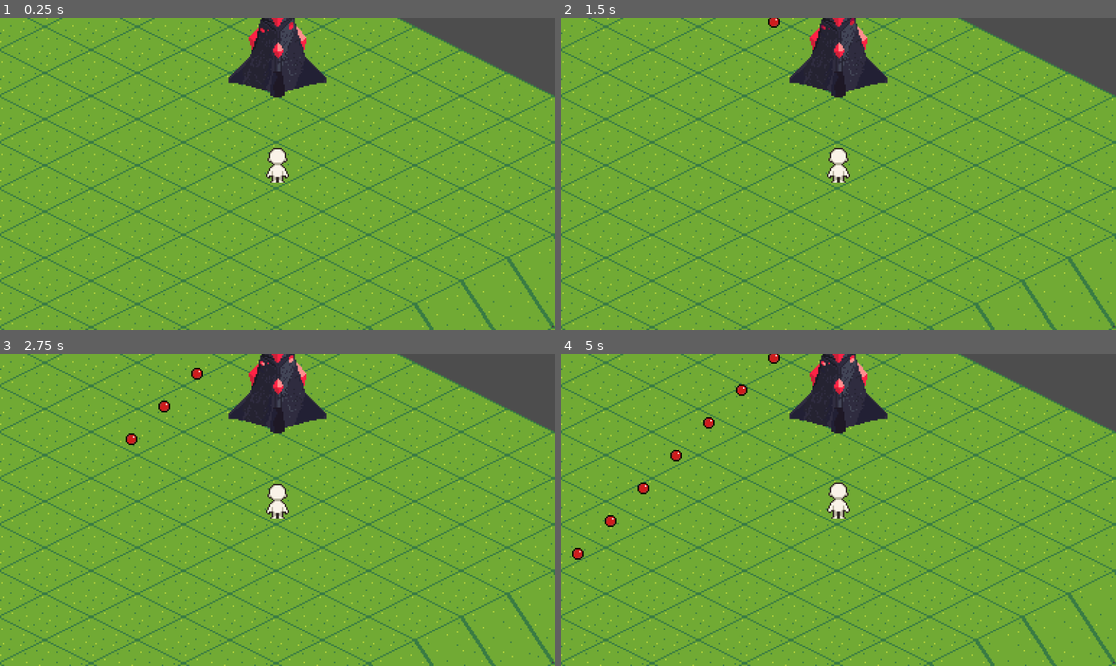
Above: before the commit, frames 1-4 (two rows, left to right).
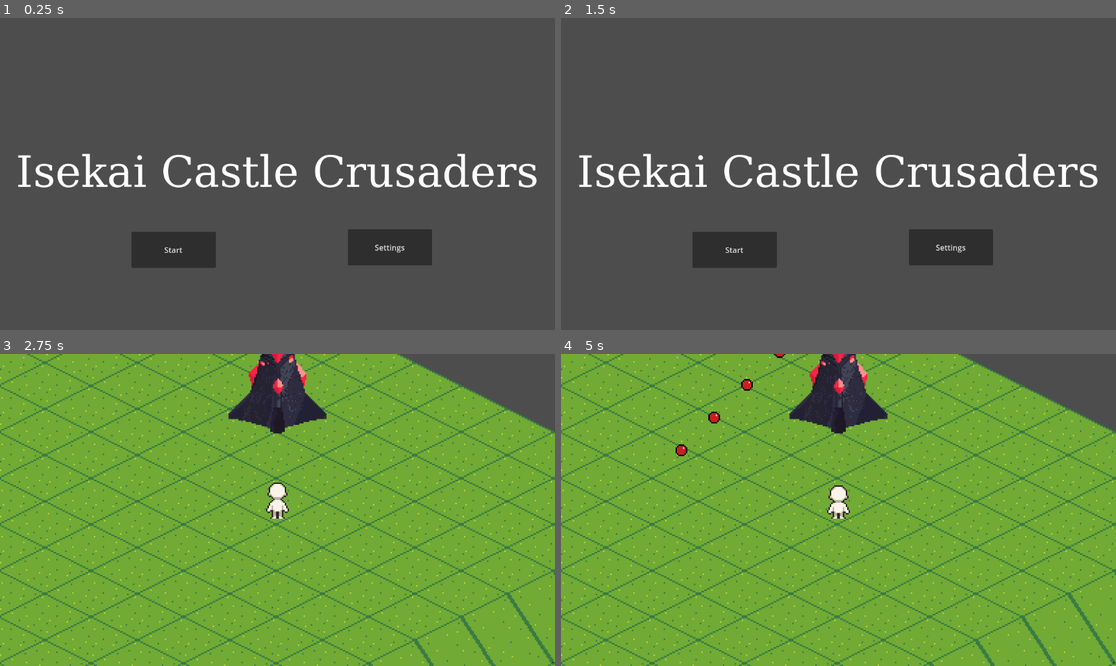
Above: after the commit, the same moments.

Repository: KokonutGamer/CSS-385-Project
Game: Godot game, scene res://src/ui/title_screen.tscn
Two runs of this game, one before a commit and one after it. Both use one fixed random seed, a clock stepped at 60 frames per second and the inputs below. Before the commit the project starts from res://scenes/test-scene.tscn.
Inputs (mouse positions are in pixels of both pictures, inside the frame that each line leads up to):
- Up to frame 1 (0.25 s): no input
- Up to frame 2 (1.5 s): click (949, 248) at 0.5 s, where only the run after the commit has a clickable "Settings"; click (583, 42) at 1.27 s
- Up to frame 3 (2.75 s): click (172, 584) at 2 s, where only the run after the commit has a clickable "Start"
- Up to frame 4 (5 s): tap Enter at 2.75 s; move the mouse to (960, 494) at 2.77 s; click (960, 494) at 2.92 s; move the mouse to (727, 525) at 3.52 s; click (727, 525) at 3.67 s; move the mouse to (894, 441) at 4.27 s; click (894, 441) at 4.42 s

The runs differ from the first frame. In frame 1, 96% of the frame differs, in the area x 0-100%, y 0-100%; in frame 2, 96%; in frame 3, 0.3%; in frame 4, 0.8%.

Commit message:
Revamped project file structure and updated file paths

Diff:
--- a/project.godot
+++ b/project.godot
@@ -11,7 +11,7 @@
 [application]
 
 config/name="Tower Offense Isekai"
-run/main_scene="uid://jnht6gwl5wv6"
+run/main_scene="uid://dm8r78mdrx4dx"
 config/features=PackedStringArray("4.5", "Forward Plus")
 config/icon="res://icon.svg"
 
--- a/tilesets/grassy.tres
+++ b/resources/tilesets/grassy.tres
@@ -1,9 +1,9 @@
 [gd_resource type="TileSet" load_steps=3 format=3 uid="uid://vl5bxjxn266l"]
 
-[ext_resource type="Texture2D" uid="uid://dwjhitcjtjvlv" path="res://assets/grass-tiles.png" id="1_yxm47"]
+[ext_resource type="Texture2D" uid="uid://dwjhitcjtjvlv" path="res://assets/sprites/grass-tiles.png" id="1_cpm2g"]
 
 [sub_resource type="TileSetAtlasSource" id="TileSetAtlasSource_g2w4a"]
-texture = ExtResource("1_yxm47")
+texture = ExtResource("1_cpm2g")
 texture_region_size = Vector2i(64, 64)
 0:0/0 = 0
 0:0/0/texture_origin = Vector2i(0, -16)
--- a/scenes/level.tscn
+++ b/src/core/level.tscn
@@ -1,8 +1,8 @@
 [gd_scene load_steps=4 format=3 uid="uid://cf21wfveoxssp"]
 
-[ext_resource type="Script" uid="uid://ycloiv8pefbk" path="res://scripts/classes/level.gd" id="1_2q6dc"]
-[ext_resource type="TileSet" uid="uid://vl5bxjxn266l" path="res://tilesets/grassy.tres" id="2_w7c3h"]
-[ext_resource type="PackedScene" uid="uid://dijmjd3qxp12f" path="res://scenes/characters/player.tscn" id="3_w8frs"]
+[ext_resource type="Script" uid="uid://ycloiv8pefbk" path="res://src/core/level.gd" id="1_2q6dc"]
+[ext_resource type="TileSet" uid="uid://vl5bxjxn266l" path="res://resources/tilesets/grassy.tres" id="2_w7c3h"]
+[ext_resource type="PackedScene" uid="uid://dijmjd3qxp12f" path="res://src/player/player.tscn" id="3_w8frs"]
 
 [node name="Level" type="Node2D"]
 script = ExtResource("1_2q6dc")
--- a/scenes/test-scene.tscn
+++ b/src/levels/test-scene.tscn
@@ -1,9 +1,9 @@
 [gd_scene load_steps=18 format=4 uid="uid://jnht6gwl5wv6"]
 
-[ext_resource type="TileSet" uid="uid://vl5bxjxn266l" path="res://tilesets/grassy.tres" id="1_g2w4a"]
-[ext_resource type="Script" uid="uid://4wvgw7ka7lks" path="res://scripts/tile_map_layer.gd" id="2_4n1no"]
-[ext_resource type="PackedScene" uid="uid://dijmjd3qxp12f" path="res://scenes/characters/player.tscn" id="2_q7s53"]
-[ext_resource type="Script" uid="uid://cgkm4q5wbos34" path="res://scripts/tower.gd" id="4_81352"]
+[ext_resource type="TileSet" uid="uid://vl5bxjxn266l" path="res://resources/tilesets/grassy.tres" id="1_g2w4a"]
+[ext_resource type="Script" uid="uid://4wvgw7ka7lks" path="res://src/levels/tile_map_layer.gd" id="2_4n1no"]
+[ext_resource type="PackedScene" uid="uid://dijmjd3qxp12f" path="res://src/player/player.tscn" id="2_q7s53"]
+[ext_resource type="Script" uid="uid://cgkm4q5wbos34" path="res://src/towers/tower.gd" id="4_81352"]
 [ext_resource type="Texture2D" uid="uid://by132kdgo8p56" path="res://assets/sprites/red-moon-tower-sheet.png" id="4_oktae"]
 
 [sub_resource type="AtlasTexture" id="AtlasTexture_81352"]
--- a/scenes/characters/player.tscn
+++ b/src/player/player.tscn
@@ -1,11 +1,11 @@
 [gd_scene load_steps=40 format=3 uid="uid://dijmjd3qxp12f"]
 
 [ext_resource type="Texture2D" uid="uid://dyqrhccfobwbp" path="res://assets/sprites/template-idle-sheet.png" id="1_rp718"]
-[ext_resource type="Script" uid="uid://capt4cs370xiy" path="res://scripts/player.gd" id="1_yewv4"]
-[ext_resource type="AnimationNodeBlendSpace2D" uid="uid://c63n5ylmndgvs" path="res://animations/player_idle_blend.tres" id="2_dyp2m"]
-[ext_resource type="Script" uid="uid://ods2y6tg7ba5" path="res://scripts/player_animation_tree.gd" id="3_76oj4"]
+[ext_resource type="Script" uid="uid://capt4cs370xiy" path="res://src/player/player.gd" id="1_yewv4"]
+[ext_resource type="AnimationNodeBlendSpace2D" uid="uid://c63n5ylmndgvs" path="res://resources/animations/player_idle_blend.tres" id="2_dyp2m"]
+[ext_resource type="Script" uid="uid://ods2y6tg7ba5" path="res://src/player/player_animation_tree.gd" id="3_76oj4"]
 [ext_resource type="Texture2D" uid="uid://r2ywruddutay" path="res://assets/sprites/template-walk-sheet.png" id="3_dyp2m"]
-[ext_resource type="Script" uid="uid://dy7bgaj0gx0io" path="res://scripts/health_component.gd" id="6_kqtwu"]
+[ext_resource type="Script" uid="uid://dy7bgaj0gx0io" path="res://src/core/health_component.gd" id="6_kqtwu"]
 
 [sub_resource type="CircleShape2D" id="CircleShape2D_yewv4"]
 radius = 8.0
--- a/scenes/projectile.tscn
+++ b/src/towers/projectile.tscn
@@ -1,7 +1,7 @@
 [gd_scene load_steps=4 format=3 uid="uid://b8dex3q4oht20"]
 
 [ext_resource type="Texture2D" uid="uid://bdvvsmpndm8bd" path="res://assets/sprites/red-ball.png" id="1_c8fcr"]
-[ext_resource type="Script" uid="uid://cusng85k82drg" path="res://scripts/projectile.gd" id="1_q3m7n"]
+[ext_resource type="Script" uid="uid://cusng85k82drg" path="res://src/towers/projectile.gd" id="1_q3m7n"]
 
 [sub_resource type="CircleShape2D" id="CircleShape2D_c8fcr"]
 radius = 4.0
--- a/scripts/tower.gd
+++ b/src/towers/tower.gd
@@ -1,7 +1,7 @@
 extends StaticBody2D
 
 @onready var main = get_tree().get_root().get_node("TestScene")
-@onready var projectile = load("res://scenes/projectile.tscn")
+@onready var projectile = load("res://src/towers/projectile.tscn")
 
 @export var projectile_spawn_position: Vector2
 @export var projectile_direction: float
--- a/scripts/settings_menu.gd
+++ b/src/ui/settings_menu.gd
@@ -89,7 +89,7 @@
 		move_right_label.text = ""
 
 func _on_back_button_pressed() -> void:
-	get_tree().change_scene_to_file("res://scenes/title_screen.tscn")
+	get_tree().change_scene_to_file("res://src/ui/title_screen.tscn")
 	_save_controls()
 
 func _save_controls() -> void:
--- a/scenes/settings_menu.tscn
+++ b/src/ui/settings_menu.tscn
@@ -1,6 +1,6 @@
 [gd_scene load_steps=2 format=3 uid="uid://bxy36c0wfhdw2"]
 
-[ext_resource type="Script" uid="uid://rmmnqfhcndg" path="res://scripts/settings_menu.gd" id="1_05p07"]
+[ext_resource type="Script" uid="uid://rmmnqfhcndg" path="res://src/ui/settings_menu.gd" id="1_05p07"]
 
 [node name="SettingsMenu" type="Control"]
 layout_mode = 3
--- a/scripts/title_screen.gd
+++ b/src/ui/title_screen.gd
@@ -21,7 +21,7 @@
 	print("Controls loaded!")
 
 func _on_start_button_pressed() -> void:
-	get_tree().change_scene_to_file("res://scenes/test-scene.tscn")
+	get_tree().change_scene_to_file("res://src/levels/test-scene.tscn")
 
 func _on_settings_button_pressed() -> void:
-	get_tree().change_scene_to_file("res://scenes/settings_menu.tscn")
+	get_tree().change_scene_to_file("res://src/ui/settings_menu.tscn")
--- a/scenes/title_screen.tscn
+++ b/src/ui/title_screen.tscn
@@ -1,6 +1,6 @@
 [gd_scene load_steps=4 format=3 uid="uid://dm8r78mdrx4dx"]
 
-[ext_resource type="Script" uid="uid://cf3u4rol8xf4i" path="res://scripts/title_screen.gd" id="1_fgkus"]
+[ext_resource type="Script" uid="uid://cf3u4rol8xf4i" path="res://src/ui/title_screen.gd" id="1_fgkus"]
 
 [sub_resource type="SystemFont" id="SystemFont_1a2ex"]
 font_names = PackedStringArray("Fantasy")
Renamed: assets/grass-tiles.png -> assets/sprites/grass-tiles.png
Not shown, changed: assets/sprites/grass-tiles.png.import
Renamed: animations/player_idle_blend.tres -> resources/animations/player_idle_blend.tres
Renamed: scripts/attack.gd -> src/core/attack.gd
Renamed: scripts/attack.gd.uid -> src/core/attack.gd.uid
Renamed: scripts/health_component.gd -> src/core/health_component.gd
Renamed: scripts/health_component.gd.uid -> src/core/health_component.gd.uid
Renamed: scripts/classes/level.gd -> src/core/level.gd
Renamed: scripts/classes/level.gd.uid -> src/core/level.gd.uid
Renamed: scripts/tile_map_layer.gd -> src/levels/tile_map_layer.gd
Renamed: scripts/tile_map_layer.gd.uid -> src/levels/tile_map_layer.gd.uid
Renamed: scripts/player.gd -> src/player/player.gd
(and 12 more such lines)
